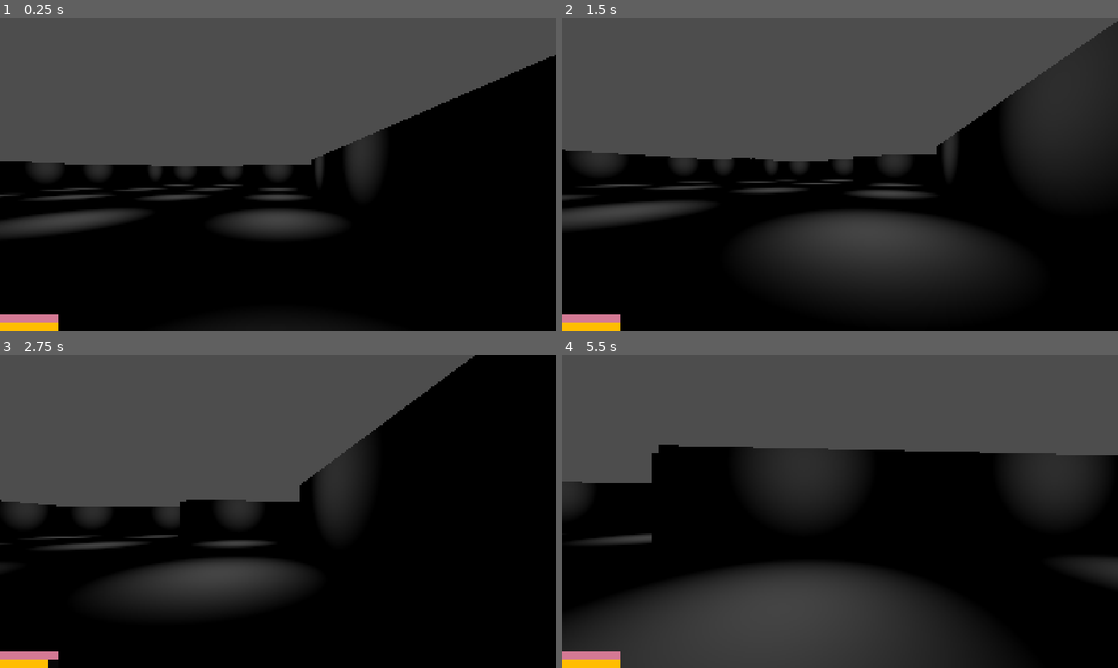
Above: before the commit, frames 1-4 (two rows, left to right).
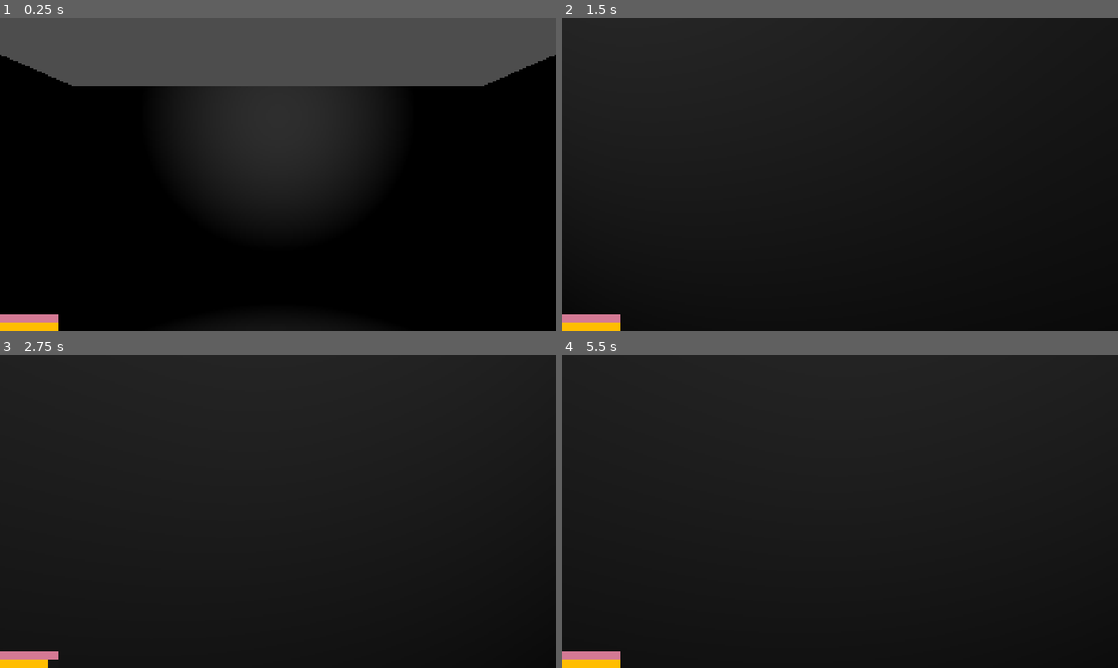
Above: after the commit, the same moments.

Repository: 9iven/string-6-gamejam
Game: Godot game, scene res://scenes/levels/MainLevel.tscn
Two runs of this game, one before a commit and one after it. Both use one fixed random seed, a clock stepped at 60 frames per second and the inputs below. This scene is started directly instead of the project's main scene.
Inputs (mouse positions are in pixels of both pictures, inside the frame that each line leads up to):
- Up to frame 1 (0.25 s): no input
- Up to frame 2 (1.5 s): move the mouse to (867, 174) at 0.52 s; press the mouse at (867, 174) at 0.53 s; hold W (move_up) from 0.53 s (still down); move the mouse to (812, 174) at 1.27 s; release the mouse at (812, 174) at 1.28 s; click (812, 174) at 1.35 s
- Up to frame 3 (2.75 s): keep holding W (move_up); move the mouse to (289, 505) at 2.02 s; hold Shift (sprint) from 2.03 s (still down); click (289, 505) at 2.3 s
- Up to frame 4 (5.5 s): keep holding W (move_up); move the mouse to (834, 517) at 2.77 s; release Shift (sprint) at 2.78 s; click (834, 517) at 2.85 s; move the mouse to (878, 514) at 3.52 s; press the mouse at (878, 514) at 3.53 s; move the mouse to (795, 508) at 4.27 s; release the mouse at (795, 508) at 4.28 s; tap Shift (sprint) at 4.35 s; click (795, 508) at 4.55 s; move the mouse to (845, 511) at 5.02 s; press the mouse at (845, 511) at 5.03 s

The runs differ from the first frame. In frame 1, 24% of the frame differs, in the area x 0-87%, y 11-70%; in frame 2, 45%; in frame 3, 55%; in frame 4, 61%, in the area x 0-100%, y 0-100%.

Commit message:
Room with locked doors and password

Diff:
--- a/scenes/levels/MainLevel.tscn
+++ b/scenes/levels/MainLevel.tscn
@@ -3,10 +3,14 @@
 [ext_resource type="Script" uid="uid://1w845hr8lerj" path="res://scripts/level_manager.gd" id="1_ngxpg"]
 [ext_resource type="PackedScene" uid="uid://c0w2855ktq65q" path="res://scenes/levels/room_template.tscn" id="2_mk31d"]
 [ext_resource type="PackedScene" uid="uid://ddfwhs4e70bno" path="res://scenes/entities/player.tscn" id="3_uc4y6"]
+[ext_resource type="PackedScene" uid="uid://dyc6nfbvyfom6" path="res://scenes/levels/open_gate.tscn" id="3_xvlhx"]
+[ext_resource type="PackedScene" uid="uid://t0wpcuijiygy" path="res://scenes/levels/locked_door.tscn" id="4_8gv0l"]
 
 [node name="NavigationRegion3D" type="NavigationRegion3D" unique_id=1426436409 node_paths=PackedStringArray("player_node")]
 script = ExtResource("1_ngxpg")
 room_prefab = ExtResource("2_mk31d")
+open_gate_prefab = ExtResource("3_xvlhx")
+locked_door_prefab = ExtResource("4_8gv0l")
 player_node = NodePath("Player")
 
 [node name="Player" parent="." unique_id=884547836 instance=ExtResource("3_uc4y6")]
--- a/scenes/levels/open_gate.tscn
+++ b/scenes/levels/open_gate.tscn
@@ -3,10 +3,6 @@
 [sub_resource type="BoxMesh" id="BoxMesh_muunn"]
 
 [sub_resource type="BoxShape3D" id="BoxShape3D_t60jh"]
-
-[sub_resource type="BoxMesh" id="BoxMesh_sqcv8"]
-
-[sub_resource type="BoxShape3D" id="BoxShape3D_luipp"]
 
 [node name="OpenGate" type="Node3D" unique_id=1421823310]
 
@@ -27,12 +23,3 @@
 
 [node name="CollisionShape3D" type="CollisionShape3D" parent="PillarRight/StaticBody3D" unique_id=1181226139]
 shape = SubResource("BoxShape3D_t60jh")
-
-[node name="Header" type="MeshInstance3D" parent="." unique_id=1203787102]
-transform = Transform3D(4, 0, 0, 0, 1, 0, 0, 0, 1, 0, 3.5, 0)
-mesh = SubResource("BoxMesh_sqcv8")
-
-[node name="StaticBody3D" type="StaticBody3D" parent="Header" unique_id=1129469210]
-
-[node name="CollisionShape3D" type="CollisionShape3D" parent="Header/StaticBody3D" unique_id=942798083]
-shape = SubResource("BoxShape3D_luipp")
--- a/scenes/levels/room_template.tscn
+++ b/scenes/levels/room_template.tscn
@@ -7,6 +7,9 @@
 [sub_resource type="BoxMesh" id="BoxMesh_pkc08"]
 
 [sub_resource type="BoxShape3D" id="BoxShape3D_rimy4"]
+
+[sub_resource type="SystemFont" id="SystemFont_gsx8a"]
+font_names = PackedStringArray("Chiller")
 
 [node name="RoomTemplate" type="Node3D" unique_id=1503796567]
 
@@ -57,3 +60,8 @@
 
 [node name="OmniLight3D" type="OmniLight3D" parent="." unique_id=16435773]
 transform = Transform3D(1, 0, 0, 0, 1, 0, 0, 0, 1, 0, 3.4599013, 0)
+
+[node name="WallClue" type="Label3D" parent="." unique_id=1318519031]
+modulate = Color(0.4, 0, 0, 1)
+font = SubResource("SystemFont_gsx8a")
+font_size = 96
--- a/scripts/level_manager.gd
+++ b/scripts/level_manager.gd
@@ -1,127 +1,187 @@
 extends NavigationRegion3D
 
 @export var room_prefab: PackedScene
-@export var door_prefab: PackedScene
+@export var open_gate_prefab: PackedScene
+@export var locked_door_prefab: PackedScene
 @export var monster_prefab: PackedScene
-
 @export var player_node: CharacterBody3D
 
-# Dimensi matriks labirin
-var dimensions: Vector2i = Vector2i(7, 5)
+var dimensions: Vector2i = Vector2i(15, 15)
 var room_size: float = 10.0
 
 var dungeon: Array = []
-var branch_candidates: Array[Vector2i] = []
+var path_connections: Dictionary = {}
 var valid_room_positions: Array[Vector3] = []
+
+var critical_path: Array[Vector2i] = []
+var zone_clues: Dictionary = {}
+var locked_door_mappings: Dictionary = {}
+var char_pool: Array[String] = ["A", "B", "C", "X", "Y", "Z", "7", "9"]
 
 func _ready() -> void:
 	randomize()
 	_initialize_dungeon()
 
-	var start_pos = Vector2i(3, 4)
-	dungeon[start_pos.x][start_pos.y] = "S"
+	var start_pos = Vector2i(7, 14)
 
-	_generate_path(start_pos, 10, "C")
-	_generate_branches(3, Vector2i(2, 4))
-	_build_3d_dungeon()
+	# 1. Bangun rute tunggal yang berkelok sepanjang 15 ruangan tanpa cabang
+	var initial_path: Array[Vector2i] = []
+	if _generate_path(start_pos, 15, initial_path):
+		critical_path.assign(initial_path)
 
-	if player_node != null:
-		# Mengalkulasi posisi tengah ruang pertama
-		var start_world_pos = Vector3(start_pos.x * room_size, 2.0, start_pos.y * room_size)
+		# 2. Eksekusi karantina dan penyebaran sandi
+		_setup_strict_zones()
 
-		# Memindahkan Player ke ruang pertama.
-		# Sumbu Y diatur ke 2.0 agar karakter jatuh sedikit dari udara dan tidak terjebak di dalam lantai (clipping).
-		player_node.global_position = start_world_pos
+		# 3. Rakit geometri fisik
+		_build_3d_dungeon()
+
+		if player_node != null:
+			player_node.global_position = Vector3(start_pos.x * room_size, 2.0, start_pos.y * room_size)
 	else:
-		print("Galat: Node Player belum dihubungkan pada Inspector!")
+		print("Galat Kritis: Gagal membangun 15 ruangan berurutan. Area terlalu sempit.")
 
 func _initialize_dungeon() -> void:
+	path_connections.clear()
 	for x in dimensions.x:
 		dungeon.append([])
 		for y in dimensions.y:
 			dungeon[x].append("0")
 
-func _generate_path(current: Vector2i, length: int, marker: String) -> bool:
-	if length == 0:
+func _add_connection(a: Vector2i, b: Vector2i) -> void:
+	if not path_connections.has(a): path_connections[a] = []
+	if not path_connections.has(b): path_connections[b] = []
+	if not path_connections[a].has(b): path_connections[a].append(b)
+	if not path_connections[b].has(a): path_connections[b].append(a)
+
+func _remove_connection(a: Vector2i, b: Vector2i) -> void:
+	if path_connections.has(a): path_connections[a].erase(b)
+	if path_connections.has(b): path_connections[b].erase(a)
+
+# Algoritma rotasi 90 derajat yang menjamin rute tidak tumpang tindih
+func _generate_path(current: Vector2i, length: int, current_path: Array[Vector2i]) -> bool:
+	current_path.append(current)
+	dungeon[current.x][current.y] = "C"
+
+	if length == 1:
 		return true
 
-	var dirs = [Vector2i(0, -1), Vector2i(0, 1), Vector2i(1, 0), Vector2i(-1, 0)]
-	dirs.shuffle() # Mengacak arah eksplorasi
+	var direction = Vector2i(0, -1)
+	var rand_dir = randi() % 4
+	if rand_dir == 0: direction = Vector2i(0, -1)
+	elif rand_dir == 1: direction = Vector2i(1, 0)
+	elif rand_dir == 2: direction = Vector2i(0, 1)
+	else: direction = Vector2i(-1, 0)
 
-	for dir in dirs:
-		var next_pos = current + dir
-		# Validasi batas array
+	for i in range(4):
+		var next_pos = current + direction
 		if next_pos.x >= 0 and next_pos.x < dimensions.x and next_pos.y >= 0 and next_pos.y < dimensions.y:
 			if str(dungeon[next_pos.x][next_pos.y]) == "0":
-				dungeon[next_pos.x][next_pos.y] = marker
 
-				# Pemanggilan rekursif
-				if _generate_path(next_pos, length - 1, marker):
-					branch_candidates.append(next_pos)
+				_add_connection(current, next_pos)
+				if _generate_path(next_pos, length - 1, current_path):
 					return true
 
-				# Backtracking jika jalur buntu
-				dungeon[next_pos.x][next_pos.y] = "0"
+				_remove_connection(current, next_pos)
+
+		direction = Vector2i(-direction.y, direction.x)
+
+	dungeon[current.x][current.y] = "0"
+	current_path.pop_back()
 	return false
 
-func _generate_branches(num_branches: int, length_range: Vector2i) -> void:
-	var branches_created = 0
-	while branches_created < num_branches and branch_candidates.size() > 0:
-		var candidate = branch_candidates.pick_random()
-		var branch_length = randi_range(length_range.x, length_range.y)
+# --- FUNGSI KARANTINA ZONA ---
+func _setup_strict_zones() -> void:
+	# Mengunci Zona 1 (Ruang 1-5) dan meletakkan sandi
+	_create_zone_lock(0, 4, 4, 5)
 
-		# Penanda cabang direpresentasikan oleh angka (1, 2, 3...)
-		if _generate_path(candidate, branch_length, str(branches_created + 1)):
-			branches_created += 1
-		else:
-			branch_candidates.erase(candidate)
+	# Mengunci Zona 2 (Ruang 6-10) dan meletakkan sandi
+	_create_zone_lock(5, 9, 9, 10)
+
+	# Zona 3 (Ruang 11-15) adalah zona akhir, tidak membutuhkan pintu pengunci di ujungnya.
+
+func _create_zone_lock(start_idx: int, end_idx: int, door_room_a_idx: int, door_room_b_idx: int) -> void:
+	# Hasilkan sandi 3 digit acak
+	var passcode = char_pool.pick_random() + char_pool.pick_random() + char_pool.pick_random()
+
+	# Pilih SATU ruangan secara acak di dalam rentang 5 ruangan ini untuk menyimpan petunjuk
+	var clue_idx = randi_range(start_idx, end_idx)
+	zone_clues[critical_path[clue_idx]] = passcode
+
+	# Dapatkan koordinat dari dua ruangan yang menjadi perbatasan zona
+	var room_a = critical_path[door_room_a_idx]
+	var room_b = critical_path[door_room_b_idx]
+
+	var key_1 = str(room_a) + "_" + str(room_b)
+	var key_2 = str(room_b) + "_" + str(room_a)
+
+	# Registrasi perbatasan tersebut agar diganti menjadi pintu terkunci
+	locked_door_mappings[key_1] = passcode
+	locked_door_mappings[key_2] = passcode
 
 func _build_3d_dungeon() -> void:
-	# Struktur data untuk menyimpan referensi instansi ruangan berdasarkan koordinat
 	var room_instances = {}
 
-	# Fase A: Peletakan Ruangan
 	for x in dimensions.x:
 		for y in dimensions.y:
 			var cell_val = str(dungeon[x][y])
-			if cell_val != "0":
+			if cell_val == "C":
 				var pos_3d = Vector3(x * room_size, 0, y * room_size)
-
-				# Menggunakan variabel baru untuk menghindari konflik nama
 				var new_room = room_prefab.instantiate()
 				new_room.position = pos_3d
 				add_child(new_room)
-
 				room_instances[Vector2i(x, y)] = new_room
 				valid_room_positions.append(pos_3d)
 
-				# Meletakkan pintu sandi pada jalur cabang
-				if cell_val.is_valid_int() and int(cell_val) > 0:
-					if door_prefab != null:
-						var new_door = door_prefab.instantiate()
-						new_door.position = pos_3d
-						add_child(new_door)
+				# Injeksi teks sandi ke dinding jika ruangan ini terpilih
+				if new_room.has_node("WallClue"):
+					var clue_node = new_room.get_node("WallClue")
+					var grid_pos = Vector2i(x, y)
+					if zone_clues.has(grid_pos):
+						clue_node.text = "SANDI ZONA: " + zone_clues[grid_pos]
+					else:
+						clue_node.text = ""
 
-	# Fase B: Penggalian Lorong (Menghancurkan Dinding yang Berdempetan)
 	for pos in room_instances.keys():
 		var target_room = room_instances[pos]
+		if path_connections.has(pos):
+			var connections = path_connections[pos]
 
-		# Pengecekan arah Utara (Z-)
-		if room_instances.has(pos + Vector2i(0, -1)):
-			if target_room.has_node("Wall_N"): target_room.get_node("Wall_N").queue_free()
+			if connections.has(pos + Vector2i(0, -1)) and target_room.has_node("Wall_N"):
+				var wall = target_room.get_node("Wall_N")
+				_spawn_connection(wall, pos, pos + Vector2i(0, -1))
+				wall.queue_free()
 
-		# Pengecekan arah Selatan (Z+)
-		if room_instances.has(pos + Vector2i(0, 1)):
-			if target_room.has_node("Wall_S"): target_room.get_node("Wall_S").queue_free()
+			if connections.has(pos + Vector2i(1, 0)) and target_room.has_node("Wall_E"):
+				var wall = target_room.get_node("Wall_E")
+				_spawn_connection(wall, pos, pos + Vector2i(1, 0))
+				wall.queue_free()
 
-		# Pengecekan arah Timur (X+)
-		if room_instances.has(pos + Vector2i(1, 0)):
-			if target_room.has_node("Wall_E"): target_room.get_node("Wall_E").queue_free()
+			if connections.has(pos + Vector2i(0, 1)) and target_room.has_node("Wall_S"):
+				target_room.get_node("Wall_S").queue_free()
 
-		# Pengecekan arah Barat (X-)
-		if room_instances.has(pos + Vector2i(-1, 0)):
-			if target_room.has_node("Wall_W"): target_room.get_node("Wall_W").queue_free()
+			if connections.has(pos + Vector2i(-1, 0)) and target_room.has_node("Wall_W"):
+				target_room.get_node("Wall_W").queue_free()
 
-	# Fase C: Kompilasi NavigationMesh
 	call_deferred("bake_navigation_mesh", false)
-	print("Sistem: Labirin prosedural berhasil dirender secara spasial.")
+
+func _spawn_connection(wall_node: Node3D, room_a: Vector2i, room_b: Vector2i) -> void:
+	var connection_prefab = open_gate_prefab
+	var door_key = str(room_a) + "_" + str(room_b)
+
+	# Validasi apakah rute spesifik ini adalah perbatasan yang dikarantina
+	var is_locked_door = locked_door_mappings.has(door_key)
+
+	if is_locked_door and locked_door_prefab != null:
+		connection_prefab = locked_door_prefab
+
+	if connection_prefab != null:
+		var gate_instance = connection_prefab.instantiate()
+		add_child(gate_instance)
+		gate_instance.global_rotation = wall_node.global_rotation
+
+		var target_pos = wall_node.global_position
+		target_pos.y = 0.0
+		gate_instance.global_position = target_pos
+
+		if is_locked_door and gate_instance.has_method("set_password"):
+			gate_instance.set_password(locked_door_mappings[door_key])
--- a/scripts/locked_door.gd
+++ b/scripts/locked_door.gd
@@ -1,34 +1,55 @@
 extends StaticBody3D
 
+var required_password: String = ""
+var is_unlocked: bool = false
+
+# Fungsi ini dipanggil oleh LevelManager saat ruangan dibangun
+func set_password(pwd: String) -> void:
+	required_password = pwd
+	print("Sistem Debug: Pintu dikonfigurasi dengan sandi -> ", required_password)
+
+# Fungsi ini dipanggil saat pemain menembakkan RayCast (berinteraksi)
 func hack_wall() -> void:
-	# 1. Menambahkan metrik retasan pada state global
+	if is_unlocked: return
+
+	print("Sistem: Pintu ini terkunci. Memerlukan sandi untuk membuka.")
+
+	# TODO: Di sinilah Anda nantinya memanggil UI/Terminal Text Box.
+	# Contoh: Global.show_terminal_ui(self)
+
+	# --- BLOK DEBUG SEMENTARA ---
+	# Untuk sementara, saat Anda berinteraksi, pintu akan langsung menguji dirinya sendiri
+	# agar Anda dapat melanjutkan permainan tanpa UI text box.
+	submit_password(required_password)
+
+# Fungsi ini nantinya akan dipanggil oleh UI Text Box ketika pemain menekan 'Enter'
+func submit_password(input_string: String) -> void:
+	if input_string == required_password:
+		_unlock_door()
+	else:
+		print("Sistem: Akses Ditolak. Sandi tidak valid.")
+		# Opsional: Tambahkan pengurangan Sanity jika salah memasukkan sandi
+
+func _unlock_door() -> void:
+	is_unlocked = true
 	Global.solved_doors += 1
-	print("Sistem: Dinding diretas. Total gerbang terbuka: ", Global.solved_doors)
+	print("Sistem: Sandi Diterima. Lorong Terbuka. Total pintu: ", Global.solved_doors)
 
-	# 2. Evaluasi pemicu entitas musuh
-	if Global.solved_doors >= 5 and not Global.monster_spawned:
+	# Terdapat 2 pintu terkunci dalam 15 ruangan. Jika keduanya telah dibuka,
+	# artinya pemain telah memasuki zona terakhir, picu manifestasi musuh.
+	if Global.solved_doors >= 2 and not Global.monster_spawned:
 		_spawn_monster()
 
-	# 3. Menghancurkan entitas fisik ini untuk membuka lorong
 	queue_free()
 
 func _spawn_monster() -> void:
 	Global.monster_spawned = true
-
-	# Mencari referensi arsitektur navigasi utama
 	var level_manager = get_tree().root.find_child("NavigationRegion3D", true, false)
 
 	if level_manager and level_manager.monster_prefab != null:
 		var monster = level_manager.monster_prefab.instantiate()
-
-		# Pendaratan entitas pada salah satu sel matriks ruangan yang valid
 		var random_spawn_point = level_manager.valid_room_positions.pick_random()
-
-		# Sumbu Y disesuaikan agar musuh tidak jatuh menembus lantai saat instantiate
 		random_spawn_point.y = 2.0
 		monster.global_position = random_spawn_point
-
 		level_manager.add_child(monster)
-		print("Peringatan Kritis: Entitas bermanifestasi di dalam labirin.")
-	else:
-		print("Galat Sistem: monster_prefab tidak ditemukan pada LevelManager.")
+		print("Peringatan Kritis: Entitas musuh telah bermanifestasi di dalam labirin!")
